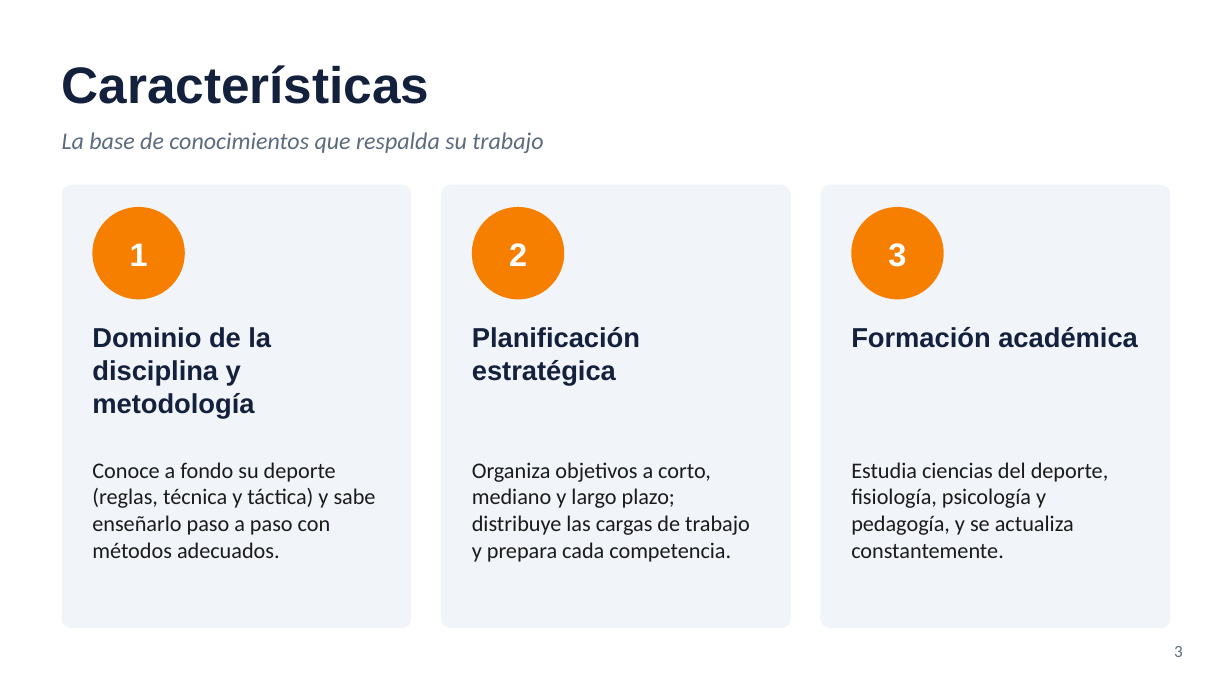
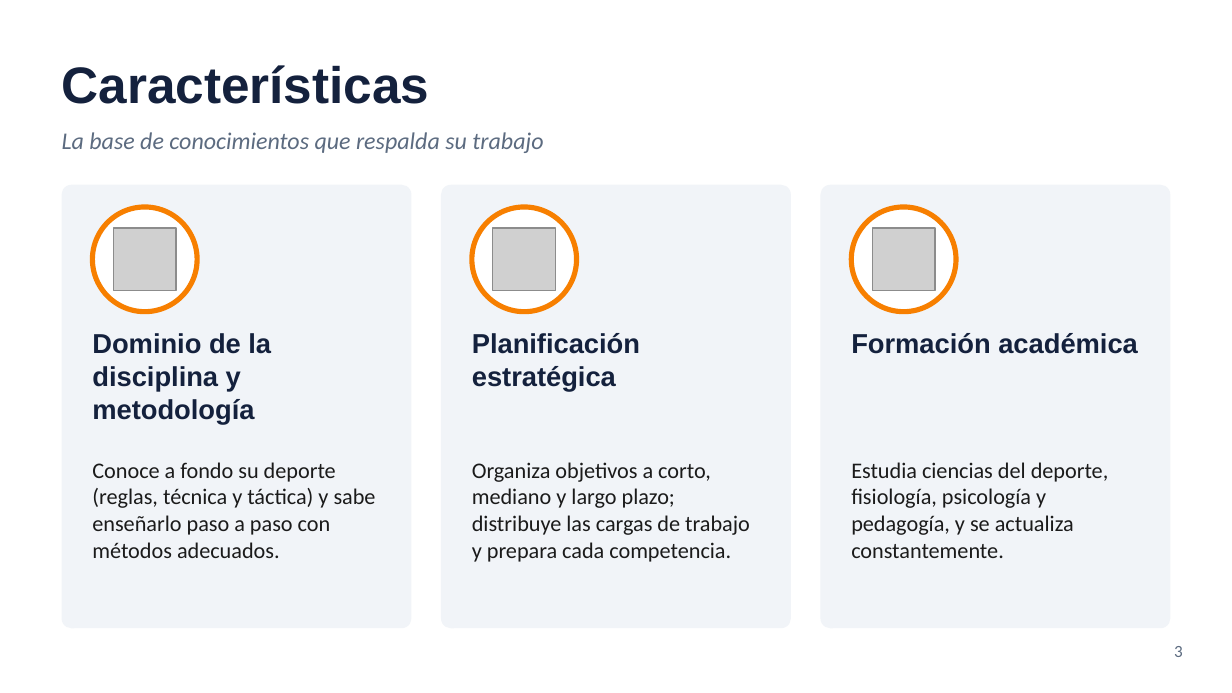
Before and after one commit to lentesparajoseee9/paginas, a slide deck: slide 3 of presentacion/Entrenador_Deportivo.pptx. Drawn at 1232x693 pixels with LibreOffice and Linux fonts; fonts in the diff are those of the drawing; grey boxes stand for pictures. Boxes give left, top, right and bottom in pixels: in the first picture for what was removed or moved away, otherwise in the second. Text is boxed around its words. In the diff, an @@ line names an element or a change of style, - is before the commit and + after.

```diff
--- a/presentacion/Entrenador_Deportivo.pptx
+++ b/presentacion/Entrenador_Deportivo.pptx
@@ ellipse removed at [92, 207, 185, 299] @@
-1
@@ ellipse added at [92, 207, 197, 312], fill #FFFFFF, outline #F77F00 3 pt @@
@@ ellipse removed at [472, 207, 564, 299] @@
-2
@@ ellipse added at [472, 207, 577, 312], fill #FFFFFF, outline #F77F00 3 pt @@
@@ ellipse removed at [851, 207, 944, 299] @@
-3
@@ ellipse added at [851, 207, 956, 312], fill #FFFFFF, outline #F77F00 3 pt @@
@@ picture added at [113, 228, 176, 291] @@
@@ picture added at [493, 228, 556, 291] @@
@@ picture added at [872, 228, 935, 291] @@
@@ 3 texts: place and size @@
-3 texts at [92, 327, 1138, 419]
+3 texts at [92, 333, 1138, 425]
```
Also in this commit, not shown: 8 other slides changed.
